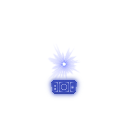
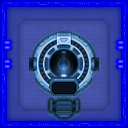
Before/after of a w=128, h=128 layered artwork. What changed in the layer stack:
hid group "doodads" (9 layers) over [44, 43, 128, 102]
added group "Blueprint" with 5 layers above "Base" over [0, 0, 128, 128]
added layer "Ebene 12" (1st of 2, in "Blueprint") in group "Blueprint" over [0, 0, 128, 128]
added layer "Ebene 25 Kopie" (1st of 2, in "Blueprint") in group "Blueprint" over [29, 30, 99, 121]
added layer "Ebene 21" (1st of 2, in "Blueprint") (90%) in group "Blueprint" over [0, 0, 128, 127]
added layer "Ebene 20 Kopie" (1st of 2, in "Blueprint") (90%) in group "Blueprint" over [0, 0, 128, 128]
